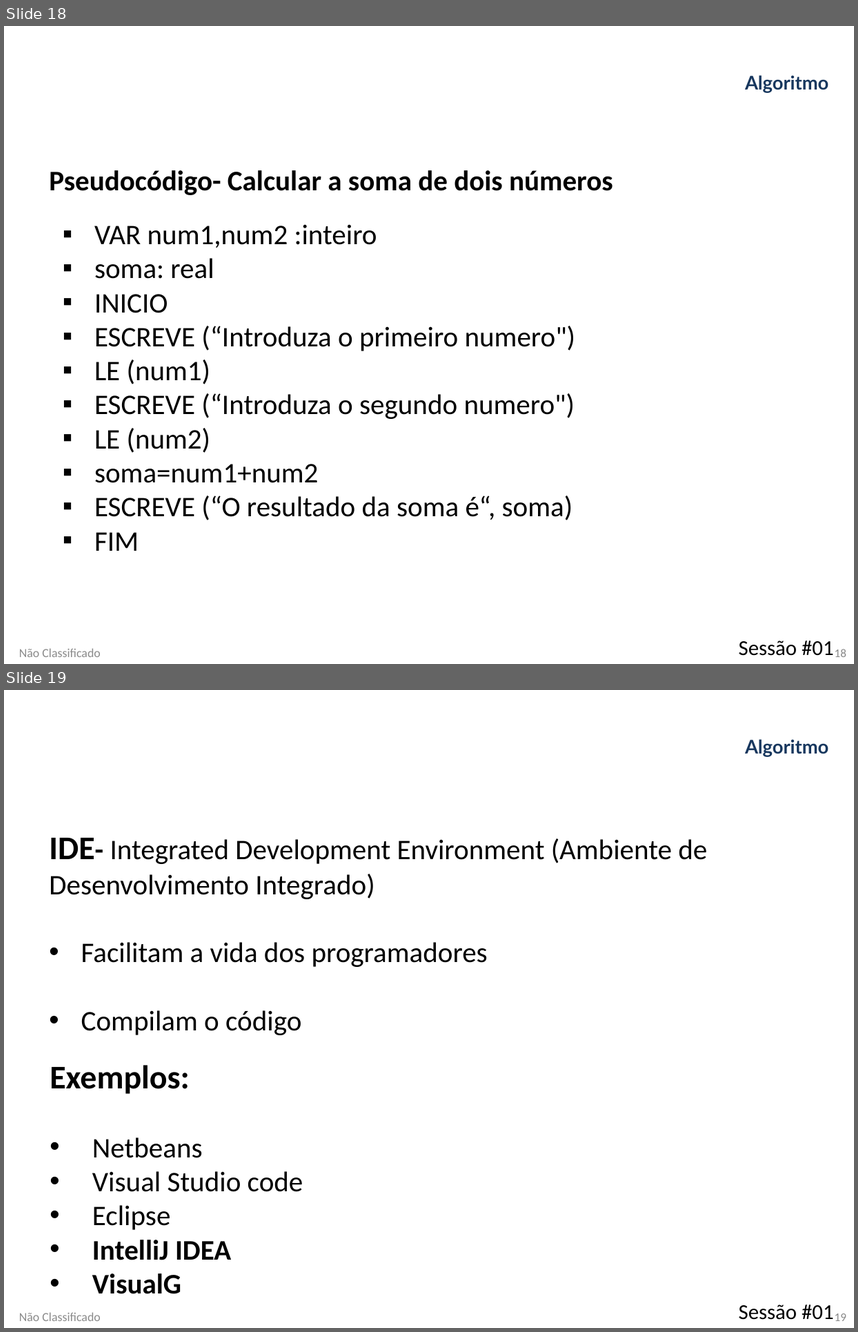
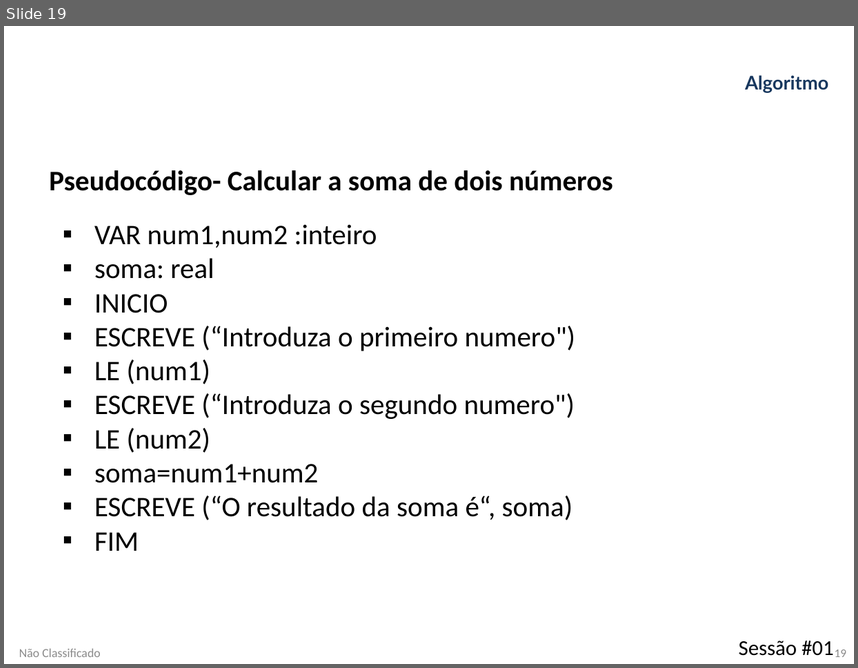
Before and after one commit to RibeiroETA08/EKP01_21_22, a slide deck: Apresentacoes/UFCD 0804- Algoritmos/Algoritmos 1.pptx. Shown one above the other, each under a label of ours: slides 18 and 19 before the commit, slide 19 after it. The pictures are 858x1332 and 858x668 pixels, drawn with LibreOffice and Linux fonts; fonts in the diff are those of the drawing; background and template pictures are left out. Boxes give left, top, right and bottom in pixels: in the first picture for what was removed or moved away, otherwise in the second. Text is boxed around its words. In the diff, an @@ line names an element or a change of style, - is before the commit and + after.

Commit message:
add cronograma
update algoritmos

```diff
--- a/Apresentacoes/UFCD 0804- Algoritmos/Algoritmos 1.pptx
+++ b/Apresentacoes/UFCD 0804- Algoritmos/Algoritmos 1.pptx
@@ slide 19 removed at bbox=[4, 690, 854, 1328], background picture (left out) @@
@@ text removed at bbox=[745, 739, 829, 757] @@
-Algoritmo
@@ text removed at bbox=[49, 838, 707, 1035] @@
-IDE- Integrated Development Environment (Ambiente de Desenvolvimento Integrado)
-• Facilitam a vida dos programadores
-• Compilam o código
@@ text removed at bbox=[50, 1065, 303, 1294] @@
-Exemplos:
-• Netbeans
-• Visual Studio code
-• Eclipse
-• IntelliJ IDEA
-• VisualG
@@ text removed at bbox=[739, 1304, 834, 1319] @@
-Sessão #01
@@ text removed at bbox=[19, 1312, 100, 1321] @@
-Não Classificado
@@ page number removed at bbox=[835, 1313, 846, 1321] @@
-19
@@ what was slide 18 is now slide 19 @@
@@ page number at bbox=[835, 649, 846, 657]: text changed @@
-18
+19
```
Also in this commit, not shown: 2 slides changed, 1 slide added, 4 other slides removed, 2 other files.
